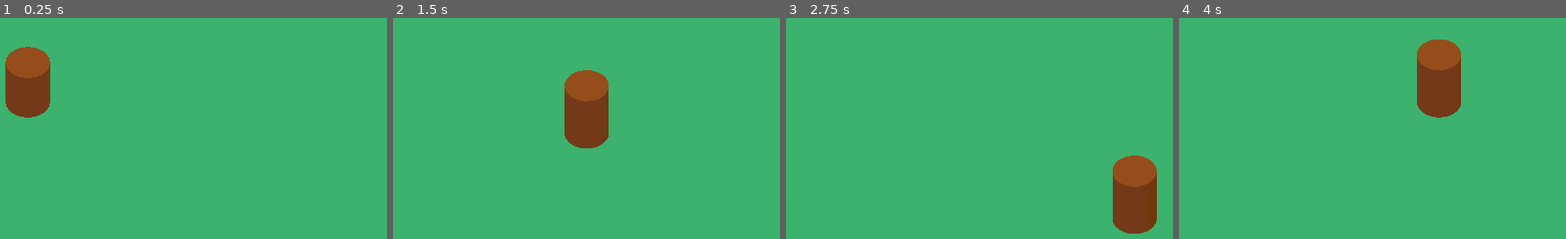
Above: before the commit, frames 1-4 (left to right).
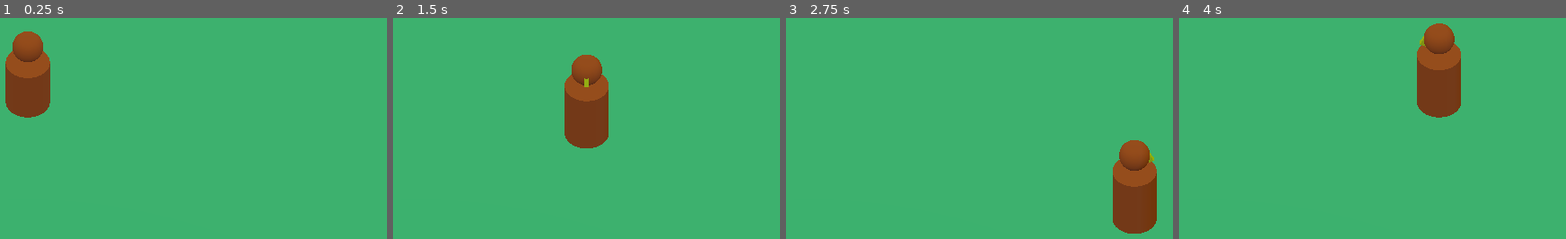
Above: after the commit, the same moments.

Repository: Jade1724/godot-apple-picking-prototype-v1
Game: Godot game, scene res://Main.tscn
Same seed, same stepped clock (60 frames per second), same inputs: the game is played once before the commit and once after it.
Inputs:
- Up to frame 1 (0.25 s): no input
- Up to frame 2 (1.5 s): tap Enter at 0.5 s; hold D (move_right) 0.53-1.28 s; hold S (move_back) from 1.28 s (still down)
- Up to frame 3 (2.75 s): release S (move_back) at 2.03 s; hold D (move_right) from 2.03 s (still down)
- Up to frame 4 (4 s): release D (move_right) at 2.78 s; hold W (move_forward) 2.78-3.53 s; hold A (move_left) from 3.53 s (still down)

The runs differ from the first frame. In frame 1, 0.7% of the frame differs, in the area x 3-12%, y 6-20%; in frame 2, 0.7%; in frame 3, 0.7%; in frame 4, 0.8%, in the area x 62-72%, y 2-17%.

Commit message:
Added a nose on the Player Character to show the facing direction.

Diff:
--- a/Player.gd
+++ b/Player.gd
@@ -21,7 +21,7 @@
 	# Normalize the speed when moving diagonal direction
 	if direction != Vector3.ZERO:
 		direction = direction.normalized()
-		$Pivot.look_at(translation + direction, Vector3.UP)
+		$CharacterPivot.look_at(translation + direction, Vector3.UP)
 
 		velocity.x = direction.x * speed
 		velocity.z = direction.z * speed
--- a/Player.tscn
+++ b/Player.tscn
@@ -8,6 +8,19 @@
 [sub_resource type="CylinderMesh" id=1]
 material = SubResource( 4 )
 height = 3.0
+
+[sub_resource type="SpatialMaterial" id=5]
+albedo_color = Color( 0.909804, 0.360784, 0.0627451, 1 )
+
+[sub_resource type="SphereMesh" id=6]
+material = SubResource( 5 )
+
+[sub_resource type="SpatialMaterial" id=8]
+albedo_color = Color( 1, 0.933333, 0, 1 )
+
+[sub_resource type="CubeMesh" id=7]
+material = SubResource( 8 )
+size = Vector3( 0.3, 1, 1 )
 
 [sub_resource type="CylinderShape" id=2]
 height = 3.0
@@ -20,10 +33,20 @@
 transform = Transform( 1, 0, 0, 0, 1, 0, 0, 0, 1, 0, 1.5, 0 )
 script = ExtResource( 1 )
 
-[node name="Pivot" type="Spatial" parent="."]
+[node name="CharacterPivot" type="Spatial" parent="."]
 
-[node name="Character" type="MeshInstance" parent="Pivot"]
+[node name="Body" type="MeshInstance" parent="CharacterPivot"]
 mesh = SubResource( 1 )
+material/0 = null
+
+[node name="Head" type="MeshInstance" parent="CharacterPivot"]
+transform = Transform( 0.7, 0, 0, 0, 0.7, 0, 0, 0, 0.7, 0, 2.5, 0 )
+mesh = SubResource( 6 )
+material/0 = null
+
+[node name="Nose" type="MeshInstance" parent="CharacterPivot/Head"]
+transform = Transform( 1, 0, 0, 0, 0.898679, -0.438606, 0, 0.438606, 0.898679, 0, -0.127597, -0.570516 )
+mesh = SubResource( 7 )
 material/0 = null
 
 [node name="CollisionShape" type="CollisionShape" parent="."]
Not shown: 1 places in Player.tscn that only renumber resources
